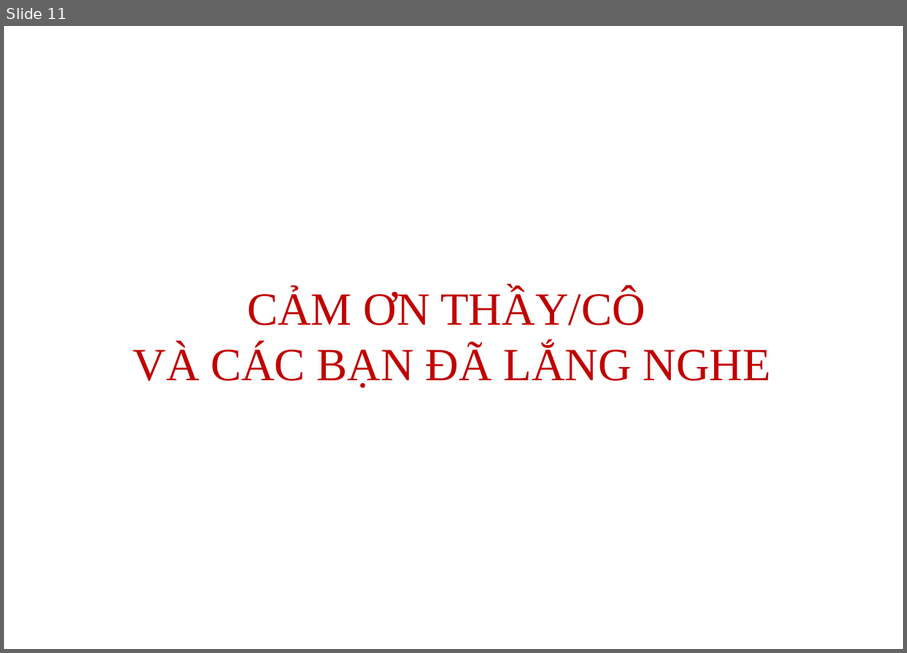
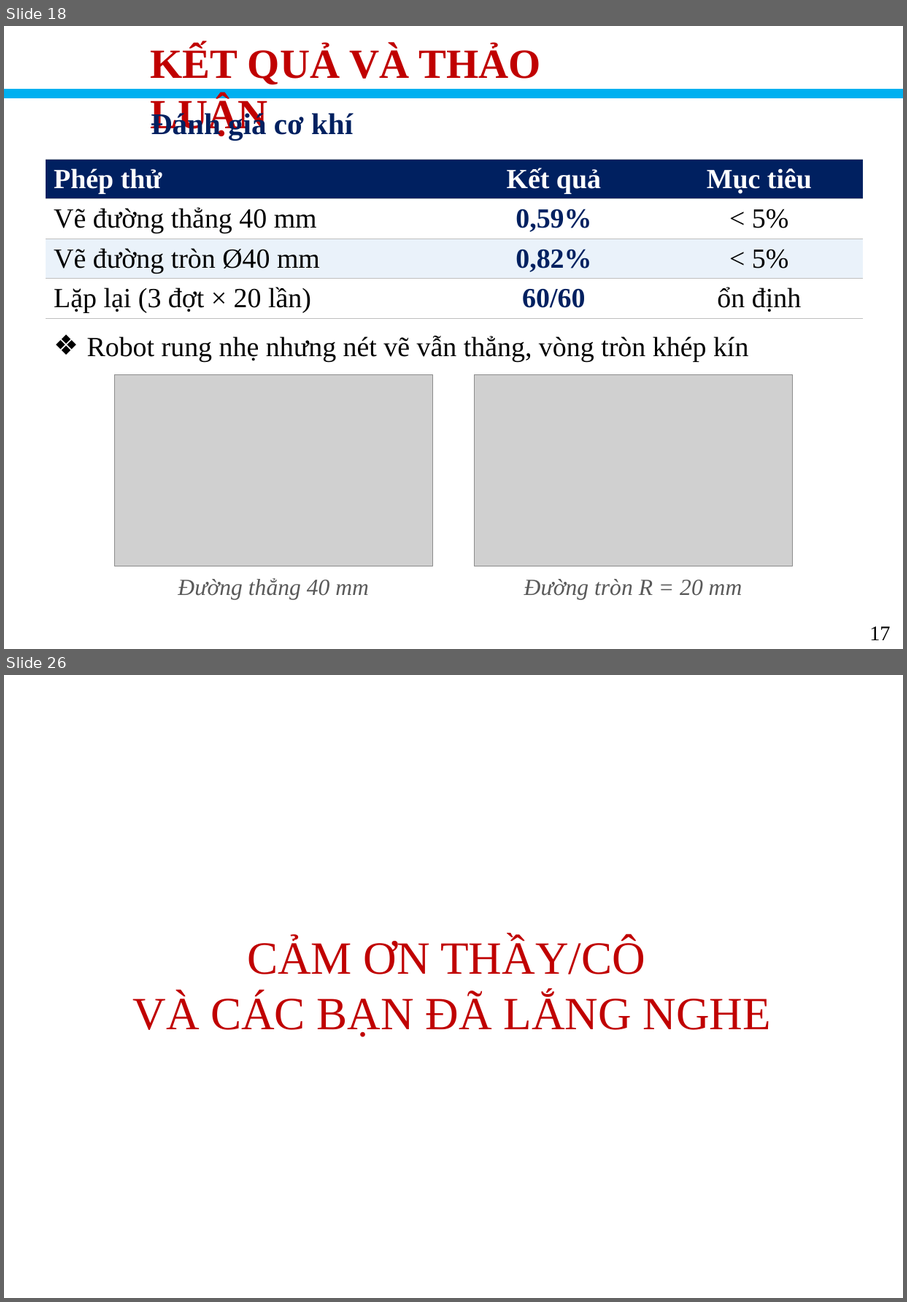
Before and after one commit to ruibi2204/Do_an_Delta.Robot_Dang_Rui_Bi, a slide deck: Thuyết minh _ Trình bày/Trình bày.pptx. Shown one above the other, each under a label of ours: slide 11 before the commit, slides 18 and 26 after it; the slides between them are not shown. The pictures are 907x653 and 907x1302 pixels, drawn with LibreOffice and Linux fonts; fonts in the diff are those of the drawing; grey boxes stand for pictures; background and template pictures are left out. Boxes give left, top, right and bottom in pixels: in the first picture for what was removed or moved away, otherwise in the second. Text is boxed around its words. In the diff, an @@ line names an element or a change of style, - is before the commit and + after.

Commit message:
Update robot configs, vision modules, CSV window, build scripts, design files, and thesis documents

```diff
--- a/Thuyết minh _ Trình bày/Trình bày.pptx
+++ b/Thuyết minh _ Trình bày/Trình bày.pptx
@@ slide 18 added at (4,26,903,649), background #FFFFFF @@
@@ text added at (151,46,541,136), 36 pt, text #C00000, bold @@
+KẾT QUẢ VÀ THẢO LUẬN
@@ line added from (4, 93) to (903, 93), #00B0F0 8 pt @@
@@ text added at (151,111,353,140), 26 pt, text #002060, bold @@
+Đánh giá cơ khí
@@ table added at (46,159,863,317), 4 rows, 3 columns @@
+Phép thử | Kết quả | Mục tiêu
+Vẽ đường thẳng 40 mm | 0,59% | < 5%
+Vẽ đường tròn Ø40 mm | 0,82% | < 5%
+Lặp lại (3 đợt × 20 lần) | 60/60 | ổn định
@@ text added at (87,336,749,362), 24 pt, text #000000 @@
+❖ Robot rung nhẹ nhưng nét vẽ vẫn thẳng, vòng tròn khép kín
@@ picture added at (114,375,433,565) @@
@@ picture added at (475,375,793,565) @@
@@ text added at (178,578,369,600), 20 pt, text #595959, italic @@
+Đường thẳng 40 mm
@@ text added at (524,579,743,600), 20 pt, text #595959, italic @@
+Đường tròn R = 20 mm
@@ text added at (870,626,890,640), 18 pt, text #000000 @@
+17
@@ what was slide 11 is now slide 26 @@
```
Also in this commit, not shown: 2 slides changed, 22 other slides added, 10 slides removed, 13 other files.
